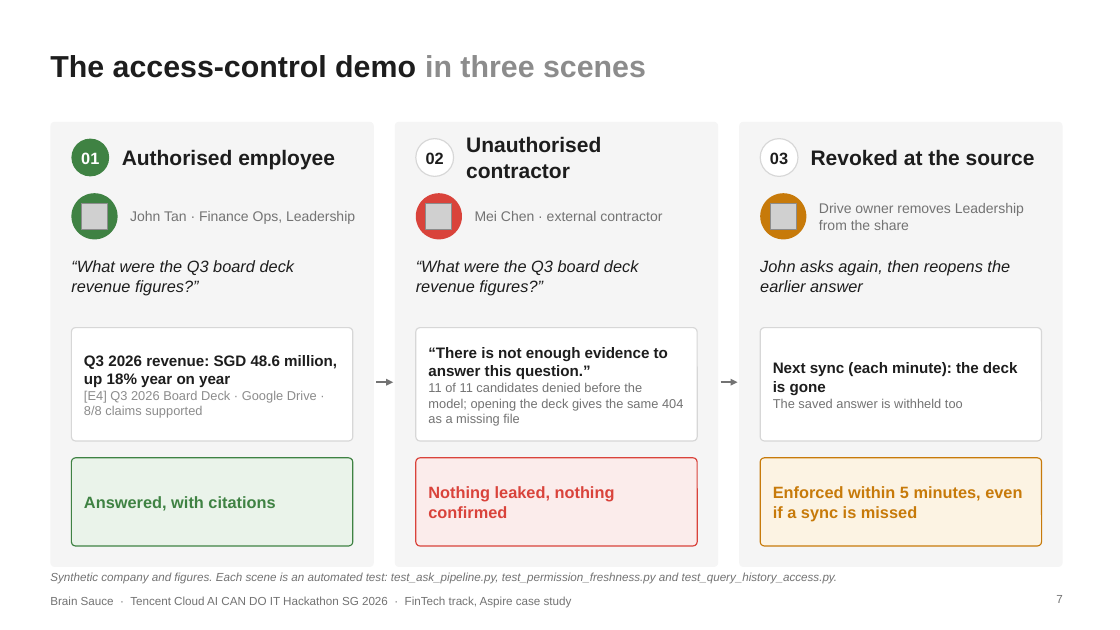
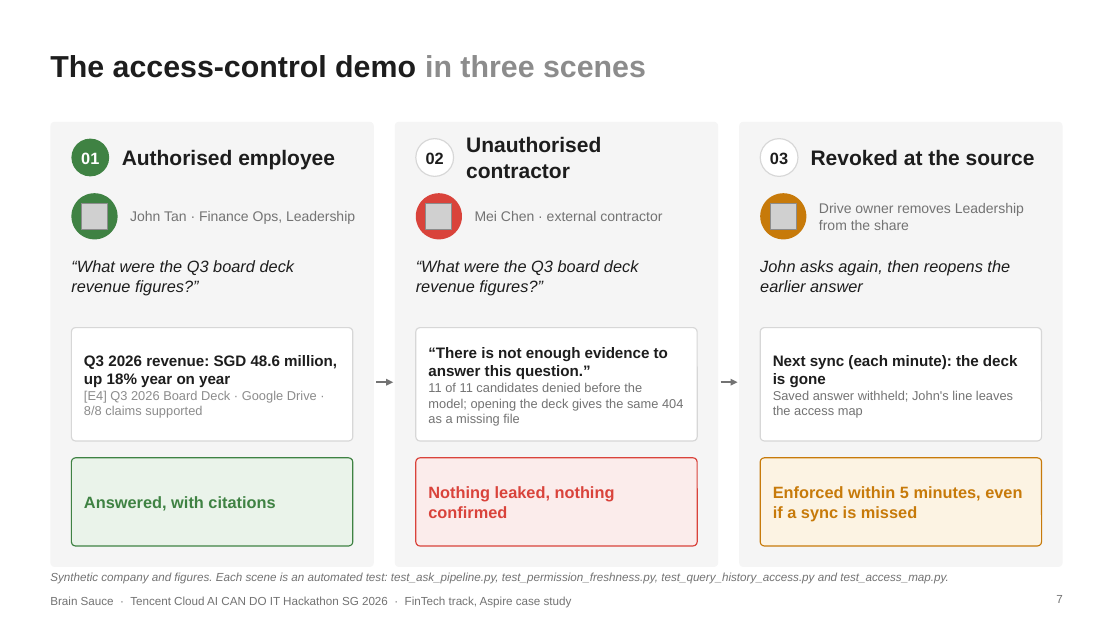
Before and after one commit to pavan2184/tencent-hack, a slide deck: slide 7 of docs/presentations/internal-brain-architecture-submission.pptx. Drawn at 1120x630 pixels with LibreOffice and Linux fonts; fonts in the diff are those of the drawing; grey boxes stand for pictures. Boxes give left, top, right and bottom in pixels: in the first picture for what was removed or moved away, otherwise in the second. Text is boxed around its words. In the diff, an @@ line names an element or a change of style, - is before the commit and + after.

```diff
--- a/docs/presentations/internal-brain-architecture-submission.pptx
+++ b/docs/presentations/internal-brain-architecture-submission.pptx
@@ text at [773,390,1013,418]: text changed @@
-The saved answer is withheld too
+Saved answer withheld; John's line leaves the access map
@@ text at [50,572,948,584]: text changed @@
-Synthetic company and figures. Each scene is an automated test: test_ask_pipeline.py, test_permission_freshness.py and test_query_history_access.py.
+Synthetic company and figures. Each scene is an automated test: test_ask_pipeline.py, test_permission_freshness.py, test_query_history_access.py and test_access_map.py.
```
Also in this commit, not shown: 4 other files.
